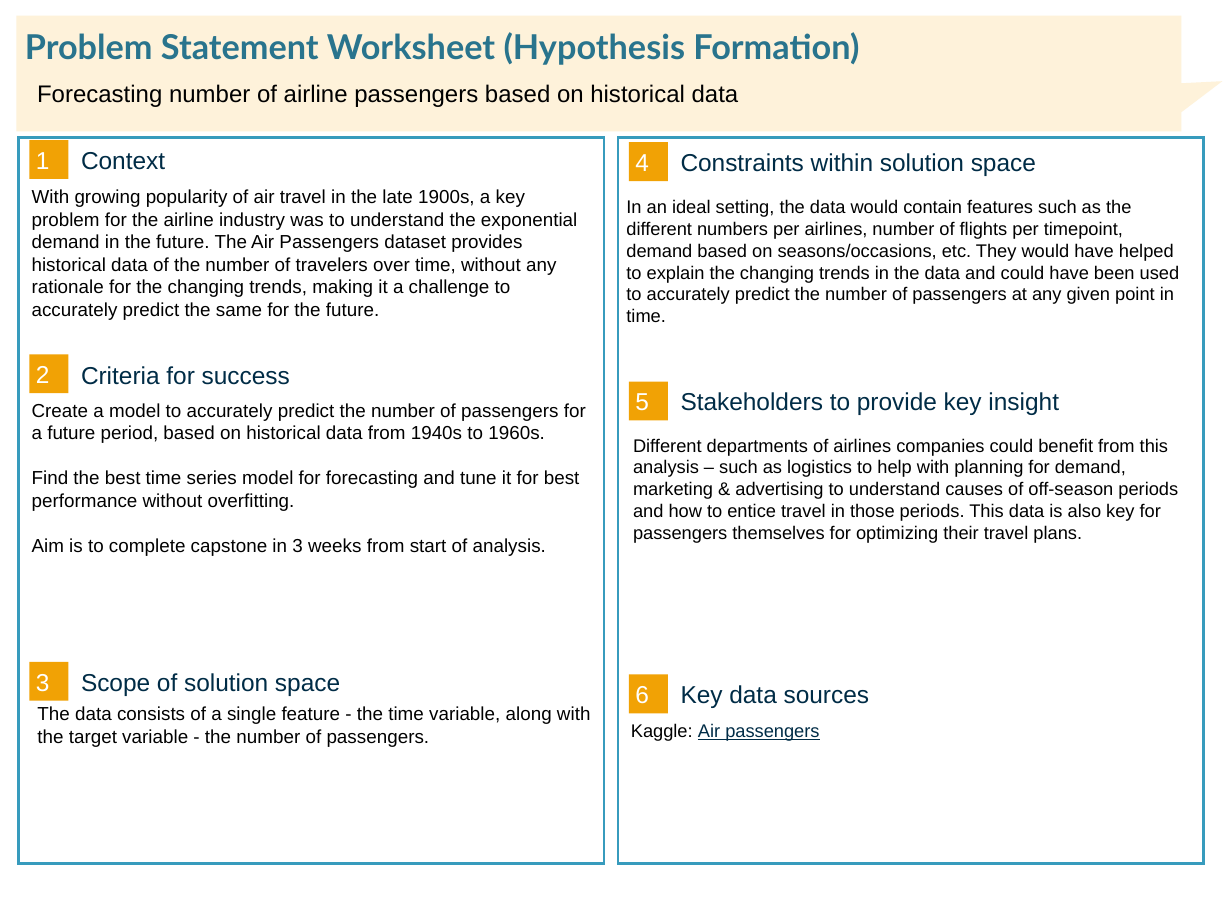
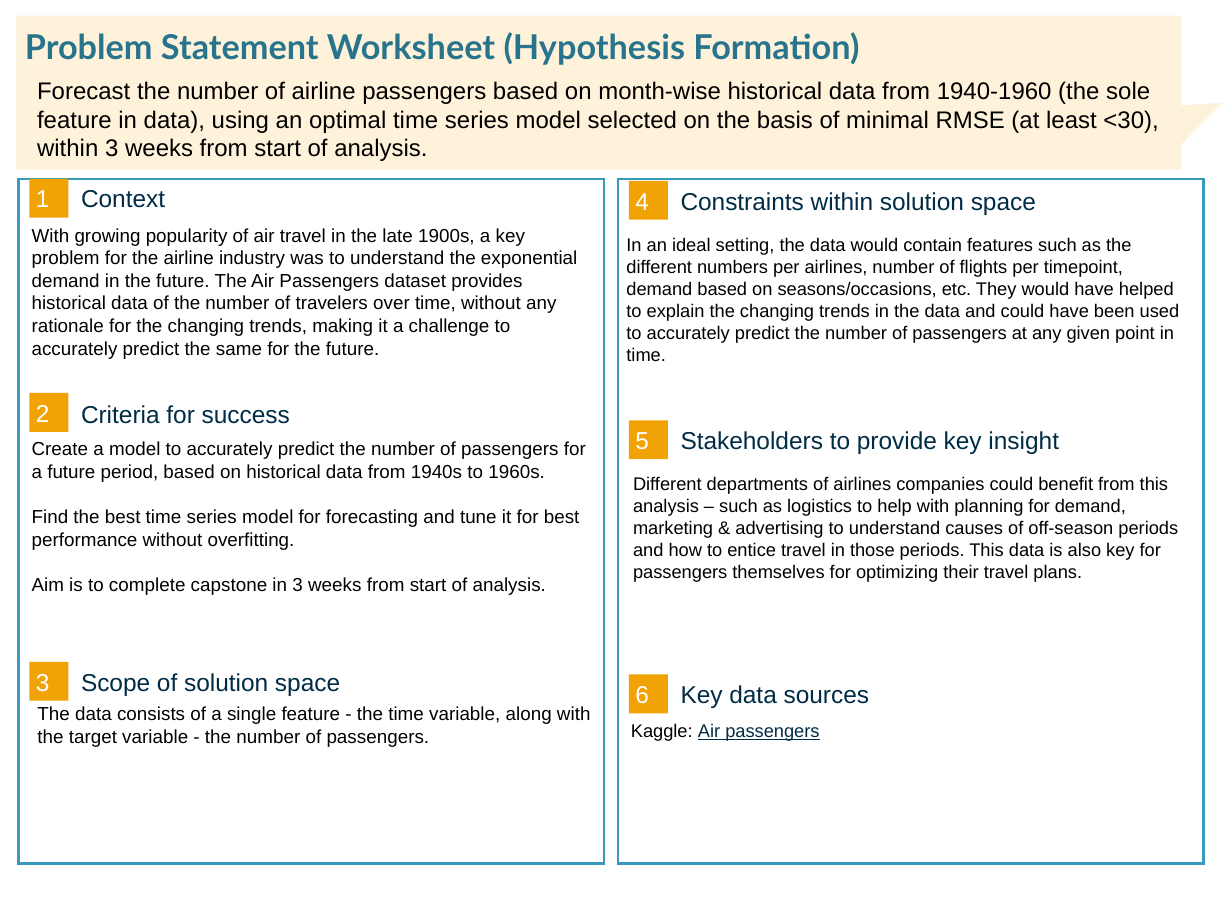
Before and after one commit to Thampi-hub/Springboard_RT, a slide deck: slide 1 of Cap3_AirPassengers/1_ProjectStatement/Capstone 3 - Problem_Statement_Worksheet.pptx. Drawn at 1232x924 pixels with LibreOffice and Linux fonts; fonts in the diff are those of the drawing. Boxes give left, top, right and bottom in pixels: in the first picture for what was removed or moved away, otherwise in the second. Text is boxed around its words. In the diff, an @@ line names an element or a change of style, - is before the commit and + after.

Commit message:
Cap3 Problem statement

```diff
--- a/Cap3_AirPassengers/1_ProjectStatement/Capstone 3 - Problem_Statement_Worksheet.pptx
+++ b/Cap3_AirPassengers/1_ProjectStatement/Capstone 3 - Problem_Statement_Worksheet.pptx
@@ speech box: place and size @@
-speech box at [16,16,1181,132]
+speech box at [16,16,1181,170]
@@ text at [37,81,1158,161]: text changed @@
-Forecasting number of airline passengers based on historical data
+Forecast the number of airline passengers based on month-wise historical data from 1940-1960 (the sole feature in data), using an optimal time series model selected on the basis of minimal RMSE (at least <30), within 3 weeks from start of analysis.
@@ text in chevron at [1117,99,1133,122]: text added @@
+H
@@ rectangle: place and size @@
-rectangle at [18,138,604,864]
+rectangle at [18,179,604,864]
@@ rectangle: place and size @@
-rectangle at [618,138,1204,864]
+rectangle at [618,179,1204,864]
@@ 8 texts, 4 rectangles: place and size @@
-8 texts, 4 rectangles at [30,140,1180,556]
+8 texts, 4 rectangles at [30,179,1180,595]
```
Also in this commit, not shown: 1 other file.
